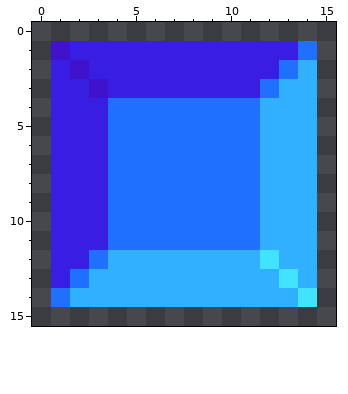
Pixel-art file: Assets/Aseprite/blue.aseprite. The picture above was drawn from the file before the commit.
16x16 pixels, 1 frame.
The result:
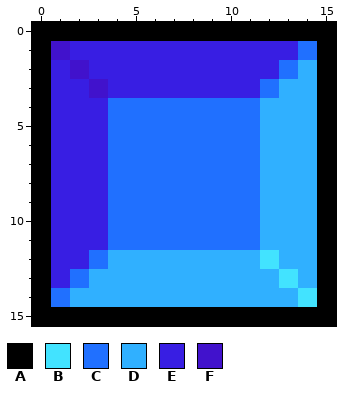
Palette (. is transparent): A #000000  B #42e3ff  C #2070ff  D #30b0ff  E #381ee3  F #4112cc
What changed:
Colour A now appears in row 0 at x 0 to 15; in rows 1 to 14 at x 0 and 15; in row 15 at x 0 to 15.
